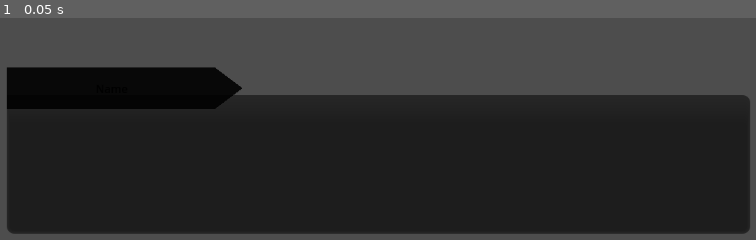
Above: before the commit, frame 1.
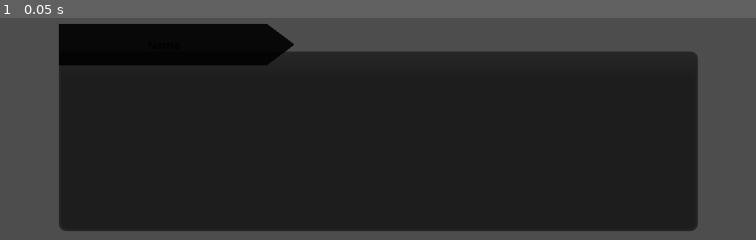
Above: after the commit, the same moment.

Repository: IsStephy/Game_1_TM
Game: Godot game, scene res://text_field.tscn
The game is run twice, just before and just after one commit, with the same random seed, the same clock (stepped at 60 frames per second) and the same inputs.
Inputs:
- Up to frame 1 (0.05 s): no input

The runs differ from the first frame. In frame 1, 30% of the frame differs, in the area x 0-100%, y 2-98%.

Commit message:
Added dynamic size changing for the dialogue box

Diff:
--- a/panel_container.gd
+++ b/panel_container.gd
@@ -1,21 +1,29 @@
 extends PanelContainer
-
 
 var currentSpeaking = "Bobik"
 const BOBIK = "Bobik"
 
-# Called when the node enters the scene tree for the first time.
 func _ready() -> void:
 	_changePanelColor()
+	_resize_panel()
 
-
-# Called every frame. 'delta' is the elapsed time since the previous frame.
-func _process(delta: float) -> void:
-	pass
+func _notification(what):
+	if what == NOTIFICATION_RESIZED:
+		_resize_panel()
 
 func _changePanelColor() -> void:
-	var dialogueBox = self
 	if currentSpeaking == BOBIK:
-		dialogueBox.modulate = Color(0, 0, 0)
+		modulate = Color(0, 0, 0)
 	else:
-		dialogueBox.modulate = Color(1, 1, 1)
+		modulate = Color(1, 1, 1)
+
+func _resize_panel() -> void:
+	var parent_node = get_parent()
+	if parent_node is Control:
+		var parent_size = parent_node.size
+		var new_width = parent_size.x * 0.8
+		var new_height = parent_size.y * 0.4
+		size = Vector2(new_width, new_height)
+
+		position.x = (parent_size.x - new_width) / 2
+		position.y = parent_size.y - new_height*1.2
